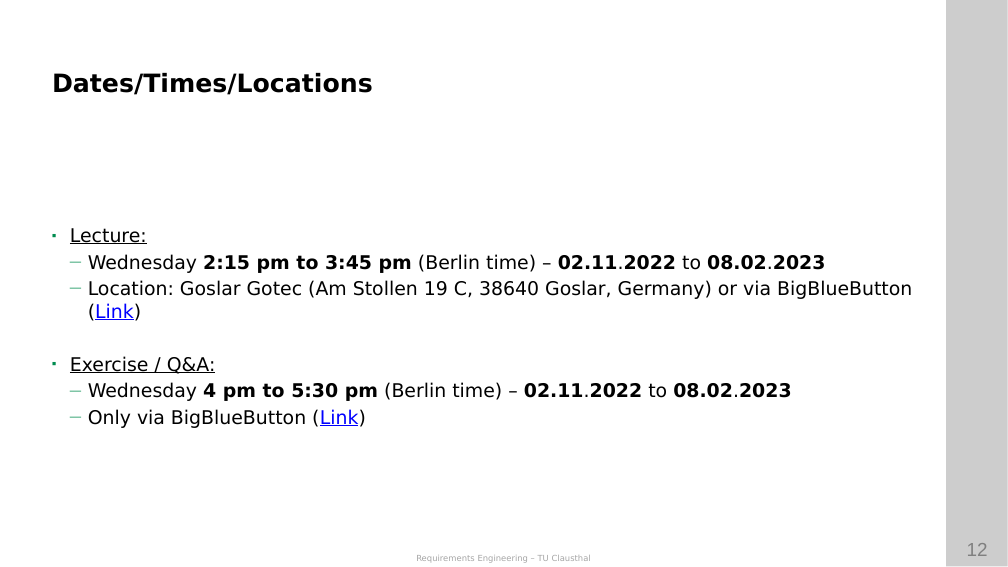
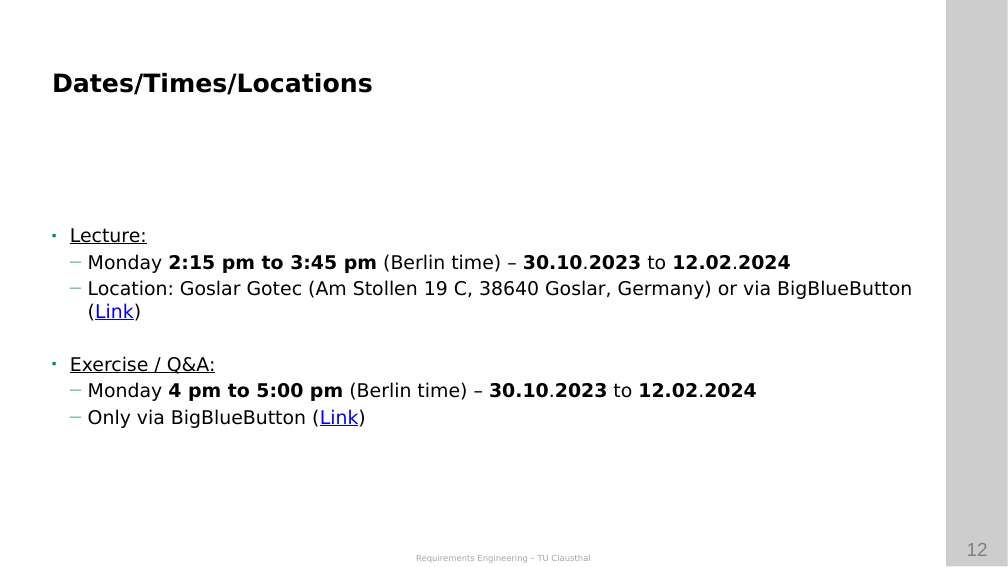
Before and after one commit to ETCE-LAB/teaching-material, a slide deck: slide 12 of Requirements-Engineering/RE-L00-Organization.pptx. Drawn at 1008x567 pixels with LibreOffice and Linux fonts; fonts in the diff are those of the drawing; background and template pictures are left out. Boxes give left, top, right and bottom in pixels: in the first picture for what was removed or moved away, otherwise in the second. Text is boxed around its words. In the diff, an @@ line names an element or a change of style, - is before the commit and + after.

```diff
--- a/Requirements-Engineering/RE-L00-Organization.pptx
+++ b/Requirements-Engineering/RE-L00-Organization.pptx
@@ text at (88,254,790,273): text changed @@
-  — Wednesday 2:15 pm to 3:45 pm (Berlin time) – 02.11.2022 to 08.02.2023
+  — Monday 2:15 pm to 3:45 pm (Berlin time) – 30.10.2023 to 12.02.2024
@@ text at (88,382,756,401): text changed @@
-  — Wednesday 4 pm to 5:30 pm (Berlin time) – 02.11.2022 to 08.02.2023
+  — Monday 4 pm to 5:00 pm (Berlin time) – 30.10.2023 to 12.02.2024
```
Also in this commit, not shown: 8 other slides changed, 1 slide added, 5 slides removed, 1 other file.
